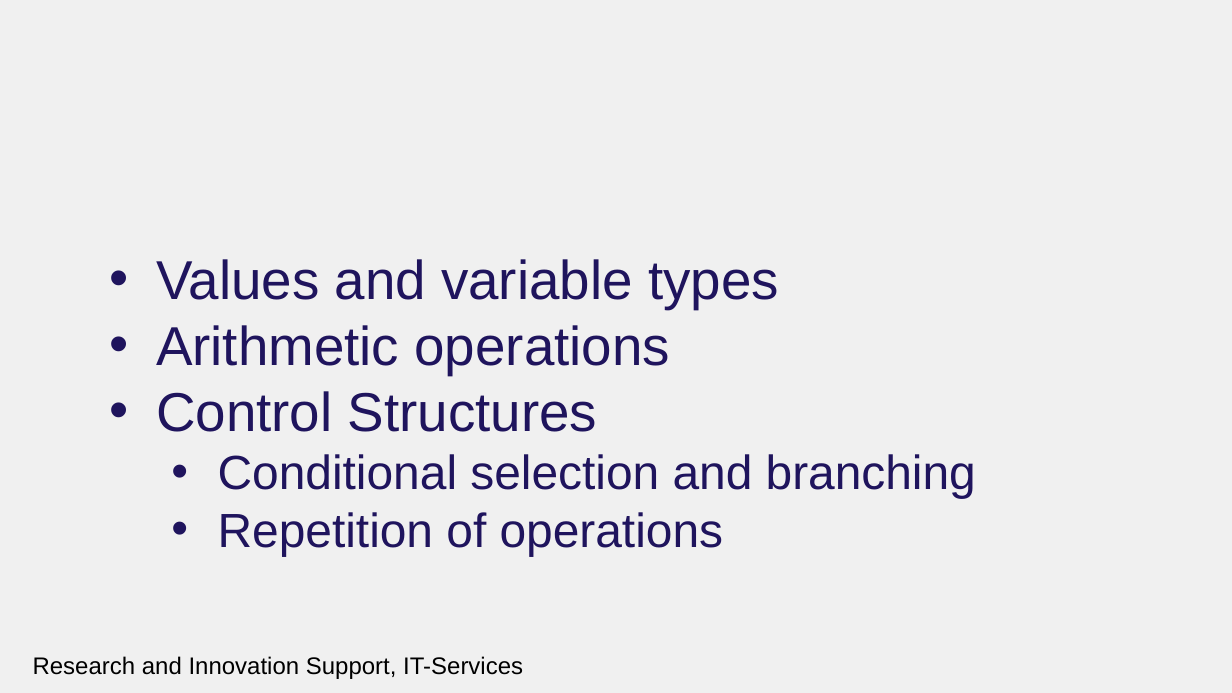
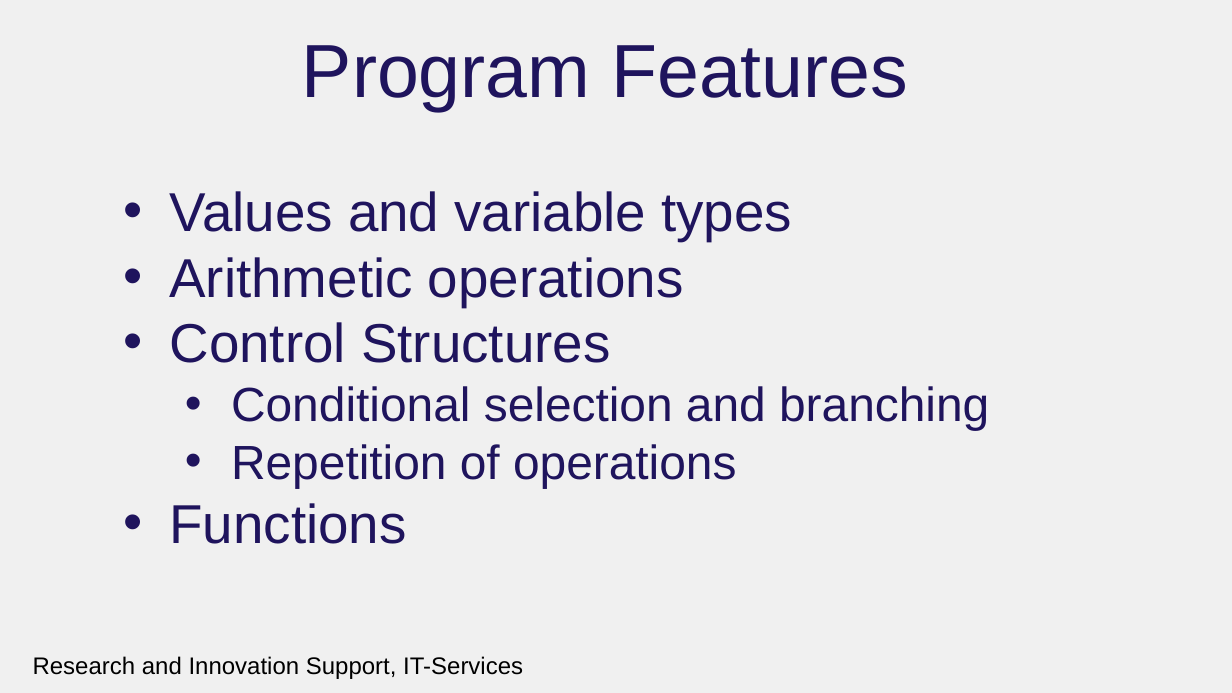
Before and after one commit to rcgsheffield/introc, a slide deck: slide 18 of archive/presentations/introtoc.pptx. Drawn at 1232x693 pixels with LibreOffice and Linux fonts; fonts in the diff are those of the drawing; background and template pictures are left out. Boxes give left, top, right and bottom in pixels: in the first picture for what was removed or moved away, otherwise in the second. Text is boxed around its words. In the diff, an @@ line names an element or a change of style, - is before the commit and + after.

```diff
--- a/archive/presentations/introtoc.pptx
+++ b/archive/presentations/introtoc.pptx
@@ title added at box(302, 45, 908, 111), 44 pt, text #1F145D @@
+Program Features
@@ text "Values and variable types": place and size @@
-text "Values and variable types" at box(156, 259, 976, 556)
+text "Values and variable types" at box(169, 191, 989, 544)
@@ text at box(169, 503, 406, 544): paragraph added @@
+• Functions
```
Also in this commit, not shown: 5 other slides changed, 1 slide removed, 31 other files.
